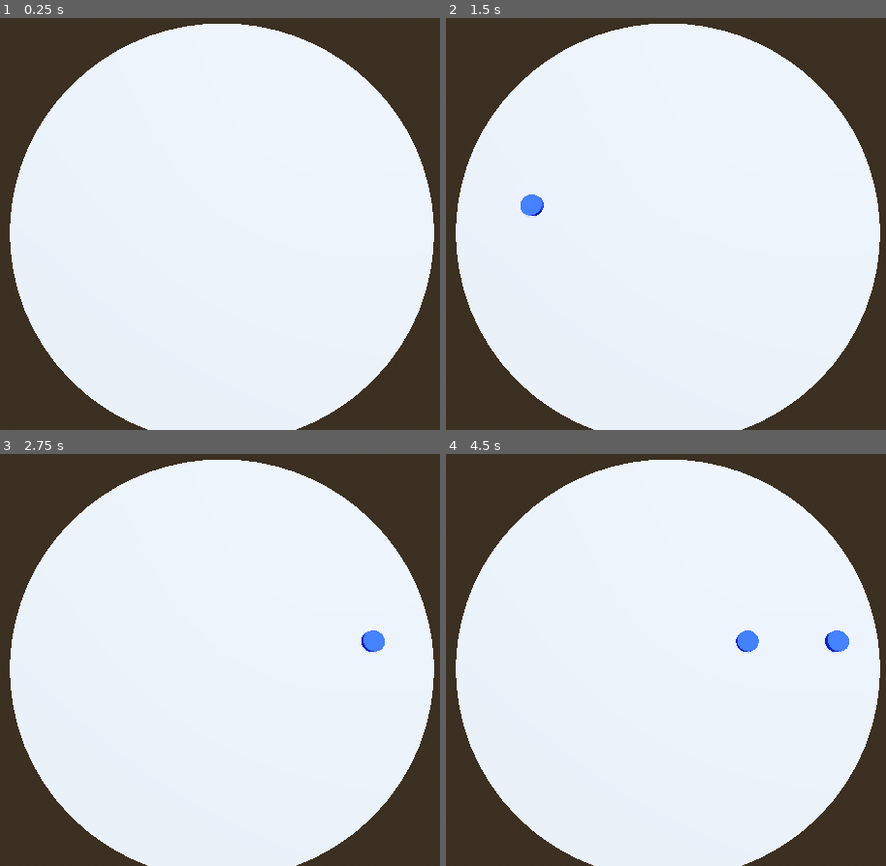
Above: before the commit, frames 1-4 (two rows, left to right).
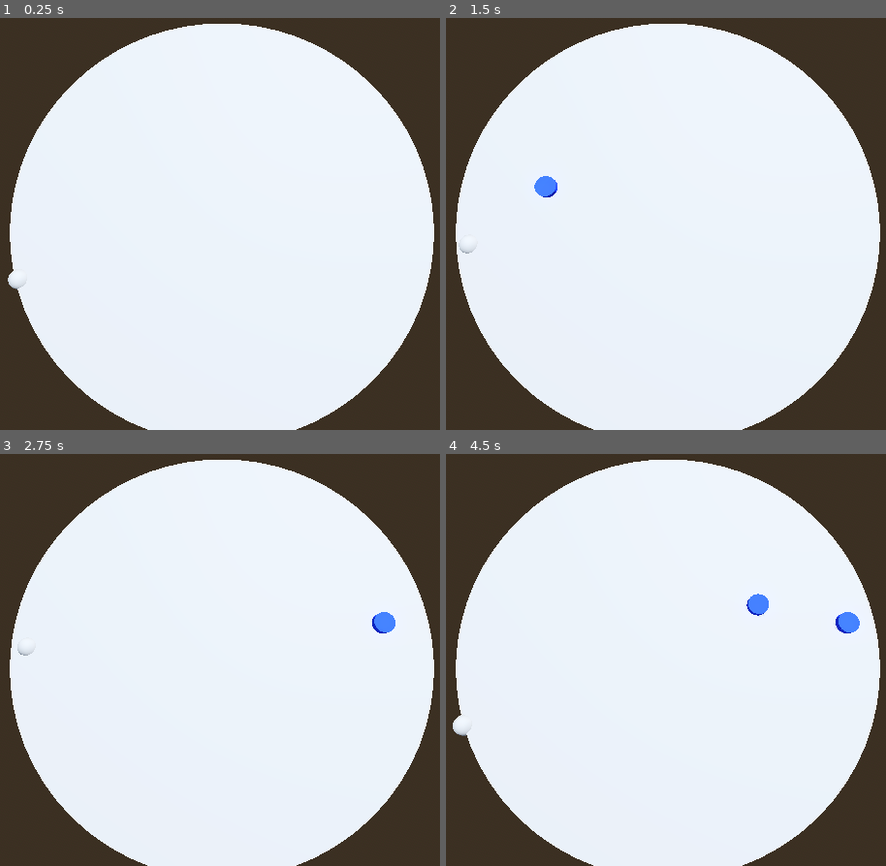
Above: after the commit, the same moments.

Repository: the-g-force/GGJ2025
Game: Godot game, scene res://world.tscn
The game is run twice, just before and just after one commit, with the same random seed, the same clock (stepped at 60 frames per second) and the same inputs.
Inputs:
- Up to frame 1 (0.25 s): no input
- Up to frame 2 (1.5 s): tap Enter at 0.5 s; hold Z (fire_left) from 1.28 s (still down)
- Up to frame 3 (2.75 s): release Z (fire_left) at 2.03 s
- Up to frame 4 (4.5 s): hold Z (fire_left) from 3.53 s (still down)

The runs differ from the first frame. In frame 1, less than 0.1% of the frame differs, in the area x 1-6%, y 61-66%; in frame 2, 0.5%; in frame 3, 0.5%; in frame 4, 1.0%, in the area x 1-95%, y 33-69%.

Commit message:
Make the launch position move along a path

Diff:
--- a/project/launcher/launcher.gd
+++ b/project/launcher/launcher.gd
@@ -3,13 +3,30 @@
 @export var projectile_scene : PackedScene
 @export var base_direction := Vector3(1,0,0)
 @export var base_power := 20.0
+@export var speed := 1.50
+
+@onready var _path_follow = $Path3D/PathFollow3D
+var _increasing := true
 
 func _ready() -> void:
 	# Normalize the base direction so that power stays sensible
 	base_direction = base_direction.normalized()
 
 
+func _process(delta: float) -> void:
+	if _increasing:
+		_path_follow.progress_ratio += speed * delta
+		if _path_follow.progress_ratio >= 1.0:
+			_path_follow.progress_ratio -= _path_follow.progress_ratio - 1.0
+			_increasing = false
+	else:
+		_path_follow.progress_ratio -= speed * delta
+		if _path_follow.progress_ratio <= 0:
+			_path_follow.progress_ratio = -_path_follow.progress_ratio
+			_increasing = true
+
 func launch() -> void:
 	var ball : RigidBody3D = projectile_scene.instantiate()
 	add_child(ball)
+	ball.global_position = _path_follow.global_position
 	ball.apply_impulse(base_direction * base_power)
--- a/project/world.tscn
+++ b/project/world.tscn
@@ -1,8 +1,9 @@
-[gd_scene load_steps=7 format=3 uid="uid://ufd5eevjf1il"]
+[gd_scene load_steps=10 format=3 uid="uid://ufd5eevjf1il"]
 
-[ext_resource type="PackedScene" uid="uid://dh2pbog46fjge" path="res://launcher/launcher.tscn" id="1_8fowb"]
 [ext_resource type="Script" path="res://world.gd" id="1_hffby"]
 [ext_resource type="PackedScene" uid="uid://cej3f6jpl1tuu" path="res://table/table.tscn" id="2_k4tch"]
+[ext_resource type="Script" path="res://launcher/launcher.gd" id="3_s70g7"]
+[ext_resource type="PackedScene" uid="uid://b2pj4dd1ctr83" path="res://launcher/bubble.tscn" id="4_4ehp0"]
 
 [sub_resource type="ProceduralSkyMaterial" id="ProceduralSkyMaterial_74gm6"]
 sky_horizon_color = Color(0.64625, 0.65575, 0.67075, 1)
@@ -16,6 +17,15 @@
 sky = SubResource("Sky_fefn7")
 tonemap_mode = 2
 glow_enabled = true
+
+[sub_resource type="Curve3D" id="Curve3D_7tji3"]
+_data = {
+"points": PackedVector3Array(0, 0, 0, 0, 0, 0, 0.85, 0, -4.5, 0, 0, 0, 0, 0, 0, 0.8, 0, 4.5),
+"tilts": PackedFloat32Array(0, 0)
+}
+point_count = 2
+
+[sub_resource type="SphereMesh" id="SphereMesh_y7bry"]
 
 [node name="World" type="Node3D"]
 script = ExtResource("1_hffby")
@@ -32,6 +42,20 @@
 
 [node name="Table" parent="." instance=ExtResource("2_k4tch")]
 
-[node name="LeftLauncher" parent="." instance=ExtResource("1_8fowb")]
+[node name="LeftLauncher" type="Node3D" parent="."]
 unique_name_in_owner = true
-transform = Transform3D(1, 0, 0, 0, 1, 0, 0, 0, 1, -10, 0.5, 0)
+transform = Transform3D(0.999962, 0, 0.00872654, 0, 1, 0, -0.00872654, 0, 0.999962, -10, 0, 0)
+script = ExtResource("3_s70g7")
+projectile_scene = ExtResource("4_4ehp0")
+
+[node name="Path3D" type="Path3D" parent="LeftLauncher"]
+transform = Transform3D(0.999962, 0, -0.00872654, 0, 1, 0, 0.00872654, 0, 0.999962, -0.0871477, 0, -0.000760525)
+curve = SubResource("Curve3D_7tji3")
+
+[node name="PathFollow3D" type="PathFollow3D" parent="LeftLauncher/Path3D"]
+transform = Transform3D(-0.999985, 0, 0.00555551, 0, 1, 0, -0.00555551, 0, -0.999985, 0.825, 0, -9.53905e-07)
+progress = 4.50007
+loop = false
+
+[node name="MeshInstance3D" type="MeshInstance3D" parent="LeftLauncher/Path3D/PathFollow3D"]
+mesh = SubResource("SphereMesh_y7bry")
Not shown: 1 places in project/launcher/launcher.tscn that only renumber resources
